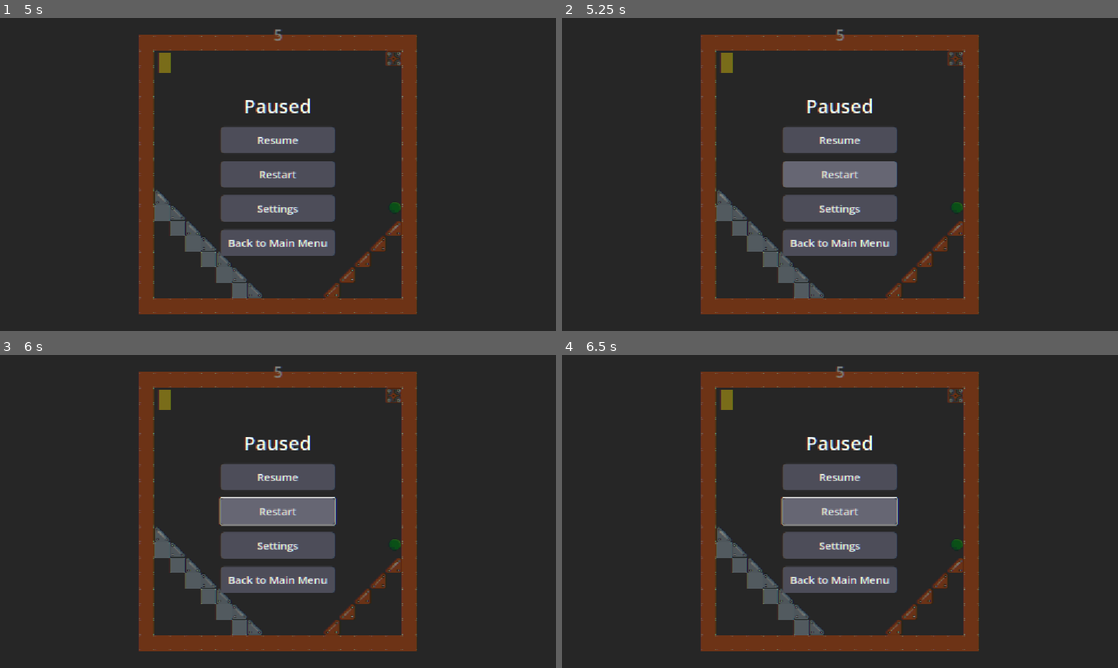
Above: before the commit, frames 1-4 (two rows, left to right).
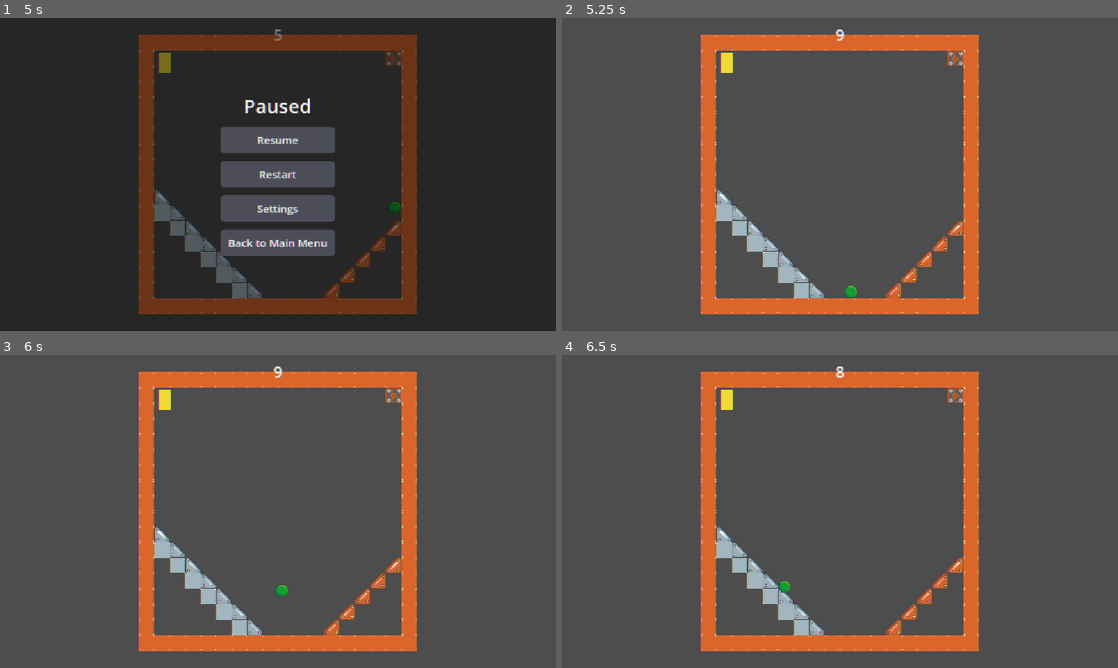
Above: after the commit, the same moments.

Repository: swan-eternal/clockwork
Game: Godot game, scene res://scenes/main_menu.tscn
Same seed, same stepped clock (60 frames per second), same inputs: the game is played once before the commit and once after it.
Inputs (mouse positions are in pixels of both pictures, inside the frame that each line leads up to):
- Up to frame 1 (5 s): click "Start" at 0.5 s; tap Enter (ui_accept) at 1.25, 1.52, 2.27, 2.75, 3.77, 4.52 s; hold Right (ui_right) 1.28-2.78 s; hold Left (ui_left) 2.78-3.53 s; hold Right (ui_right) from 3.53 s (still down); tap Escape (ui_cancel) at 4.9 s
- Up to frame 2 (5.25 s): release Right (ui_right) at 5 s; click (840, 174) at 5 s, where only the run after the commit has a clickable "Restart"
- Up to frame 3 (6 s): tap Enter (ui_accept) at 5.75 s; hold Left (ui_left) from 5.78 s (still down)
- Up to frame 4 (6.5 s): keep holding Left (ui_left); tap Enter (ui_accept) at 6.02 s

Frame 1 is identical in both runs. In frame 2, 95% of the frame differs, in the area x 0-100%, y 0-100%; in frame 3, 95%; in frame 4, 95%.

Commit message:
Fix pause menu buttons: set process_mode = PROCESS_MODE_ALWAYS
The pause menu's CanvasLayer had the default process_mode
(INHERIT -> effective PAUSABLE), so when get_tree().paused = true
fired, the menu's _input and button clicks were suspended too.
Buttons appeared on screen but were unclickable -- the whole
point of the menu.

Fix: process_mode = 3 (PROCESS_MODE_ALWAYS) on the pause menu's
CanvasLayer. Children inherit the override, so all four buttons
(Resume / Restart / Settings / Back to Main Menu) + the
_unhandled_input pause toggle keep running even when the tree
is paused.

Per the Godot 4 docs: PAUSABLE nodes' _input is suspended when
the SceneTree is paused (NOT just _process / _physics_process).
This is the opposite of the common assumption that 'input
isn't affected by pause'.

Diff:
--- a/scenes/pause_menu.tscn
+++ b/scenes/pause_menu.tscn
@@ -36,6 +36,7 @@
 corner_radius_bottom_left = 8
 
 [node name="PauseMenu" type="CanvasLayer"]
+process_mode = 3
 script = ExtResource("1_pm")
 
 [node name="Background" type="ColorRect" parent="."]
--- a/scripts/pause_menu.gd
+++ b/scripts/pause_menu.gd
@@ -2,9 +2,14 @@
 ##
 ## Pause menu for Clockwork. Toggled by ui_cancel (Escape by
 ## default) while a level scene is running. Uses Godot's built-in
-## SceneTree.paused flag to freeze the game; this menu's input
-## handling still runs because _input is not affected by the
-## pause flag (only _process / _physics_process are).
+## SceneTree.paused flag to freeze the game.
+##
+## IMPORTANT: this CanvasLayer has process_mode = PROCESS_MODE_ALWAYS
+## (set in the .tscn). The default PAUSABLE mode would freeze this
+## menu's input along with the rest of the tree, so the buttons
+## would be unclickable while paused -- the whole point of the menu.
+## ALWAYS lets the menu's _unhandled_input and the button clicks
+## keep running even when get_tree().paused = true.
 ##
 ## Buttons:
 ##   - Resume: unpause and hide
